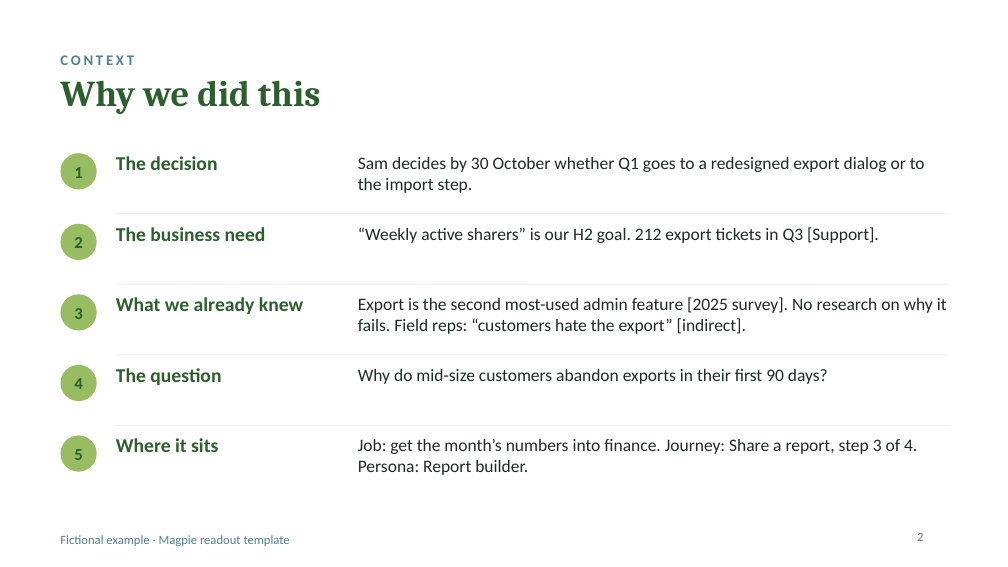
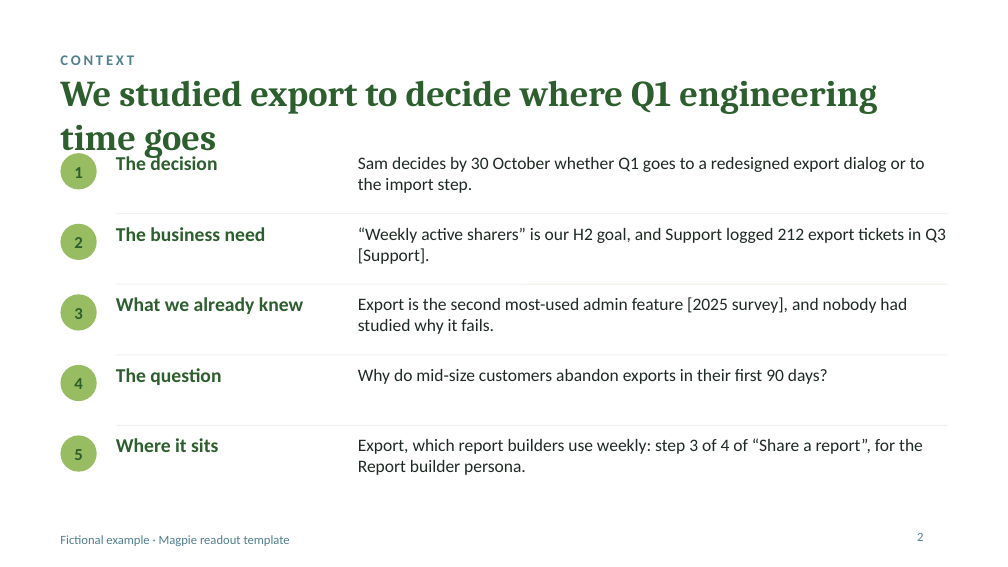
Before and after one commit to kirstenhosic/user-research-assistant, a slide deck: slide 2 of docs/examples/example-readout.pptx. Drawn at 1008x567 pixels with LibreOffice and Linux fonts; fonts in the diff are those of the drawing. Boxes give left, top, right and bottom in pixels: in the first picture for what was removed or moved away, otherwise in the second. Text is boxed around its words. In the diff, an @@ line names an element or a change of style, - is before the commit and + after.

```diff
--- a/docs/examples/example-readout.pptx
+++ b/docs/examples/example-readout.pptx
@@ title at bbox=[60, 80, 877, 158]: text changed @@
-Why we did this
+We studied export to decide where Q1 engineering time goes
@@ text at bbox=[358, 227, 946, 264]: text changed @@
-“Weekly active sharers” is our H2 goal. 212 export tickets in Q3 [Support].
+“Weekly active sharers” is our H2 goal, and Support logged 212 export tickets in Q3 [Support].
@@ text at bbox=[358, 297, 907, 334]: text changed @@
-Export is the second most-used admin feature [2025 survey]. No research on why it fails. Field reps: “customers hate the export” [indirect].
+Export is the second most-used admin feature [2025 survey], and nobody had studied why it fails.
@@ text at bbox=[358, 438, 923, 475]: text changed @@
-Job: get the month’s numbers into finance. Journey: Share a report, step 3 of 4. Persona: Report builder.
+Export, which report builders use weekly: step 3 of 4 of “Share a report”, for the Report builder persona.
```
Also in this commit, not shown: 13 other slides changed, 1 slide added, 7 other files.
